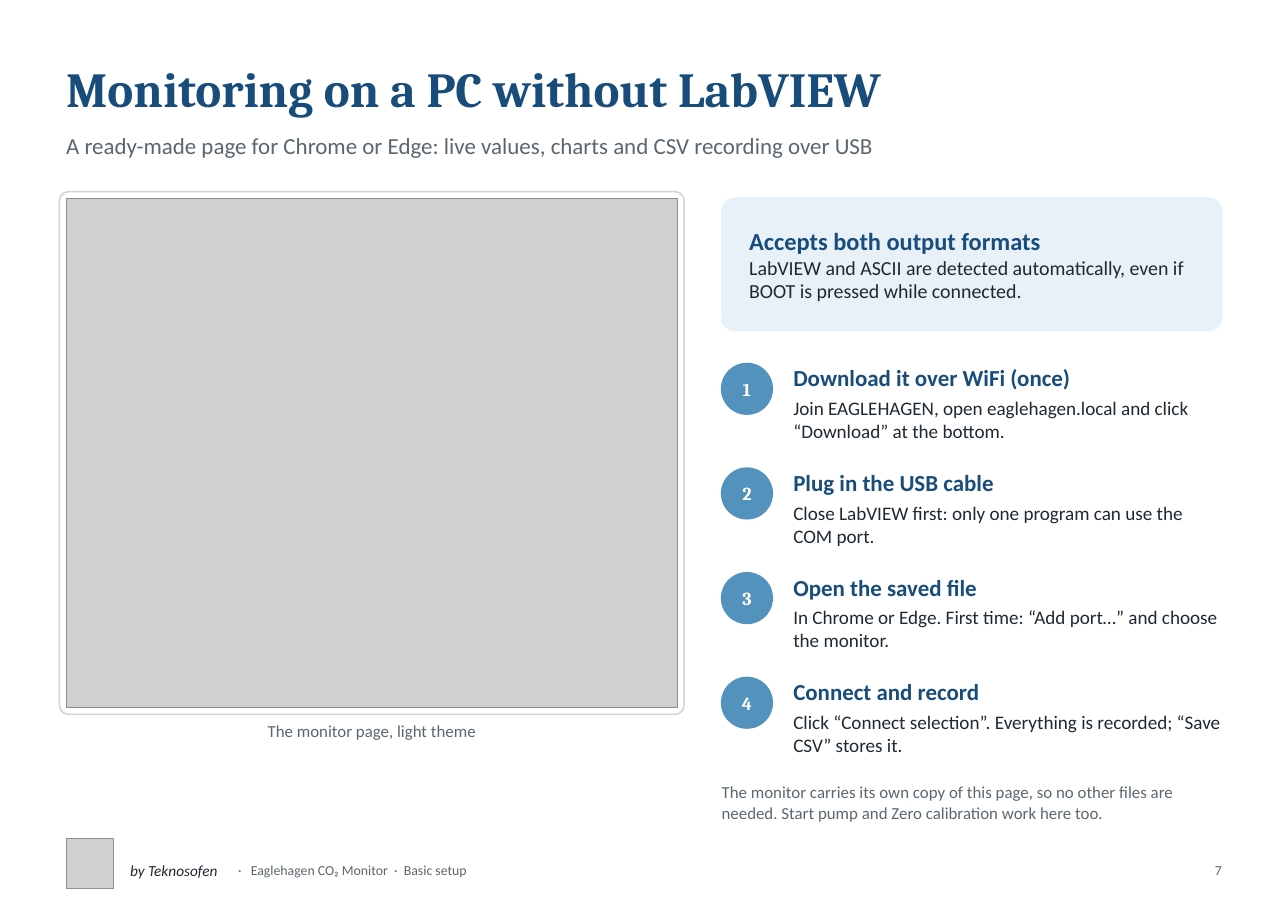
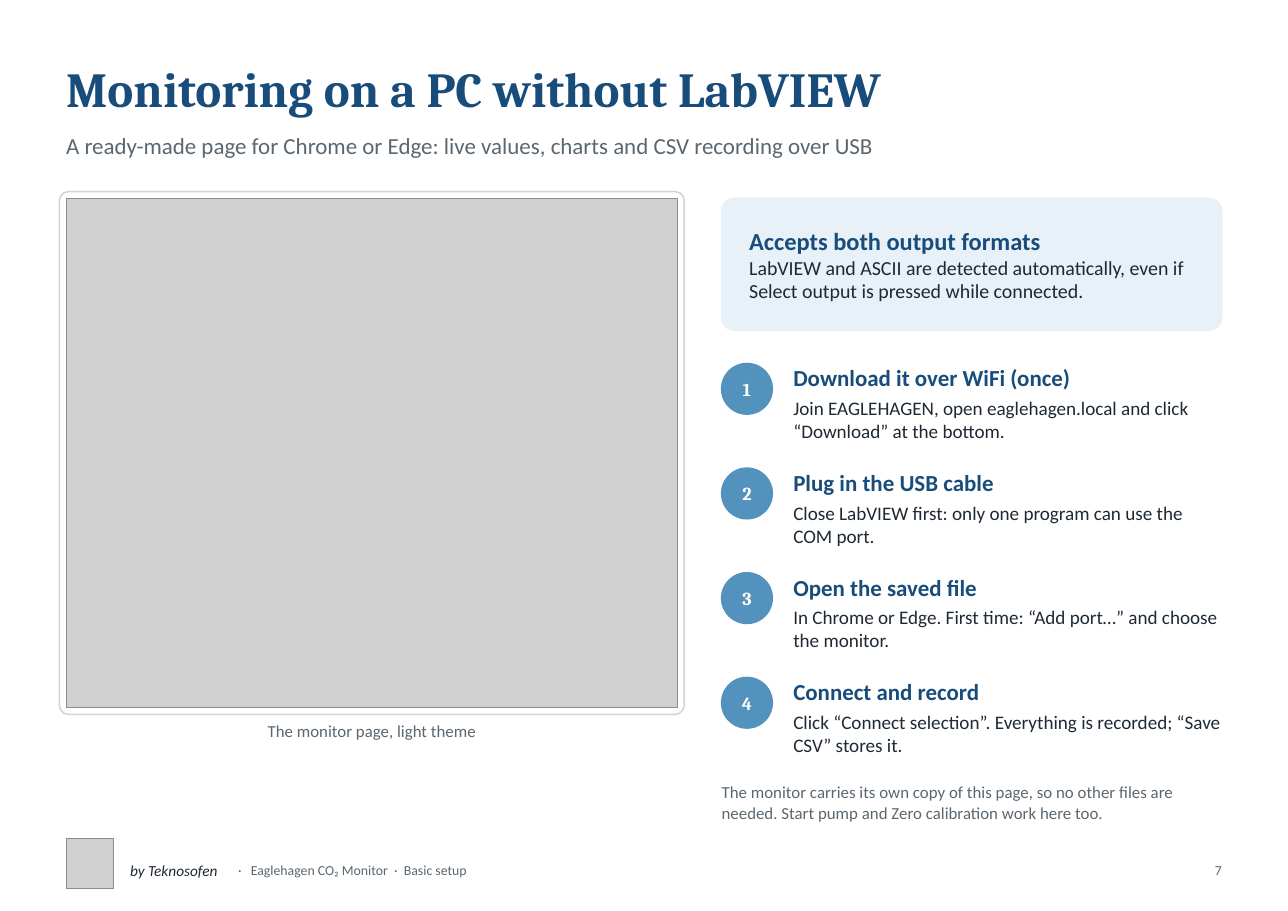
Before and after one commit to Teknosofen/EagleHagen, a slide deck: slide 7 of documentation/Eaglehagen_Basic_Setup.pptx. Drawn at 1288x911 pixels with LibreOffice and Linux fonts; fonts in the diff are those of the drawing; grey boxes stand for pictures. Boxes give left, top, right and bottom in pixels: in the first picture for what was removed or moved away, otherwise in the second. Text is boxed around its words. In the diff, an @@ line names an element or a change of style, - is before the commit and + after.

```diff
--- a/documentation/Eaglehagen_Basic_Setup.pptx
+++ b/documentation/Eaglehagen_Basic_Setup.pptx
@@ text at [749, 261, 1184, 302]: text changed @@
-LabVIEW and ASCII are detected automatically, even if BOOT is pressed while connected.
+LabVIEW and ASCII are detected automatically, even if Select output is pressed while connected.
```
Also in this commit, not shown: 4 other slides changed, 4 other files.
